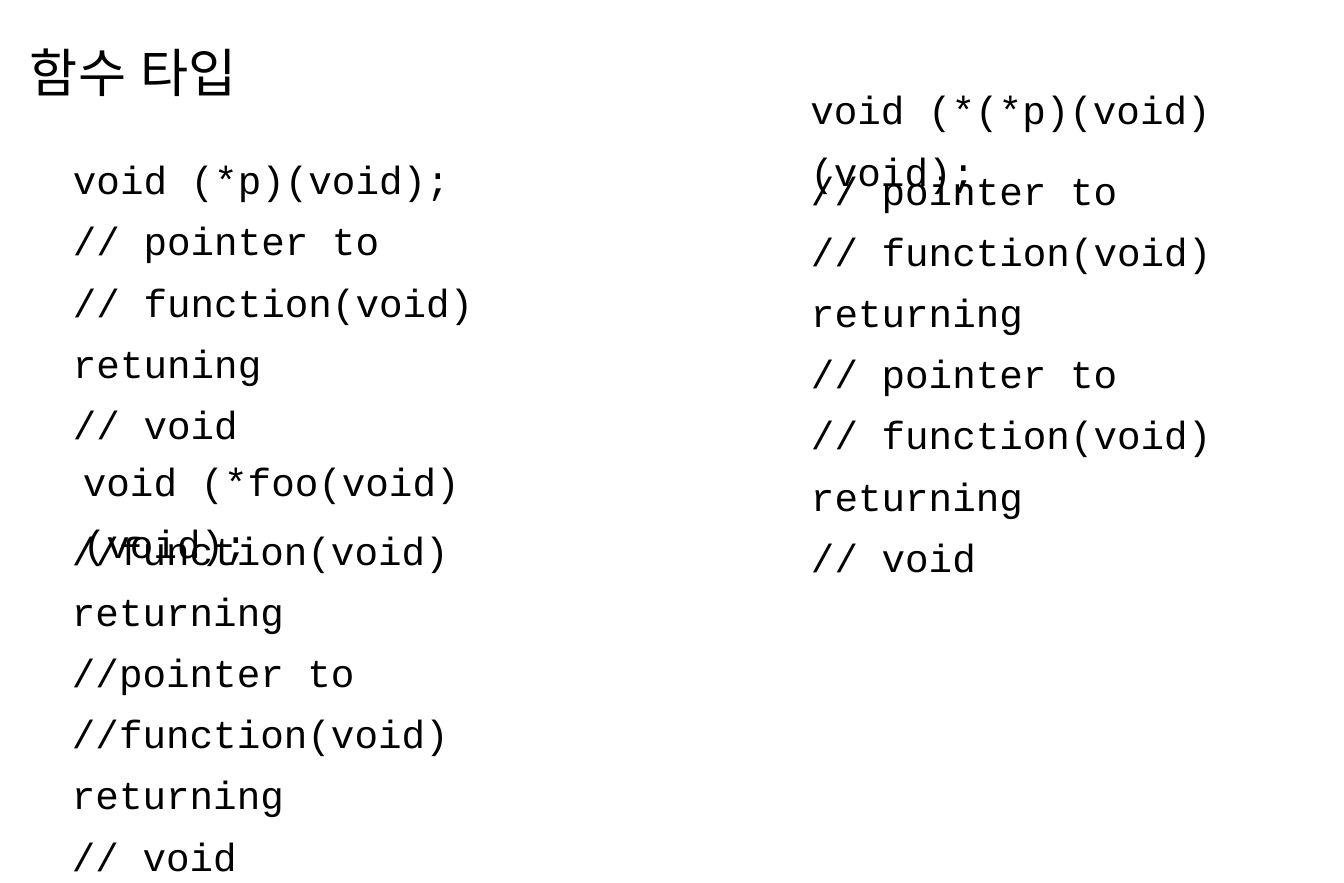
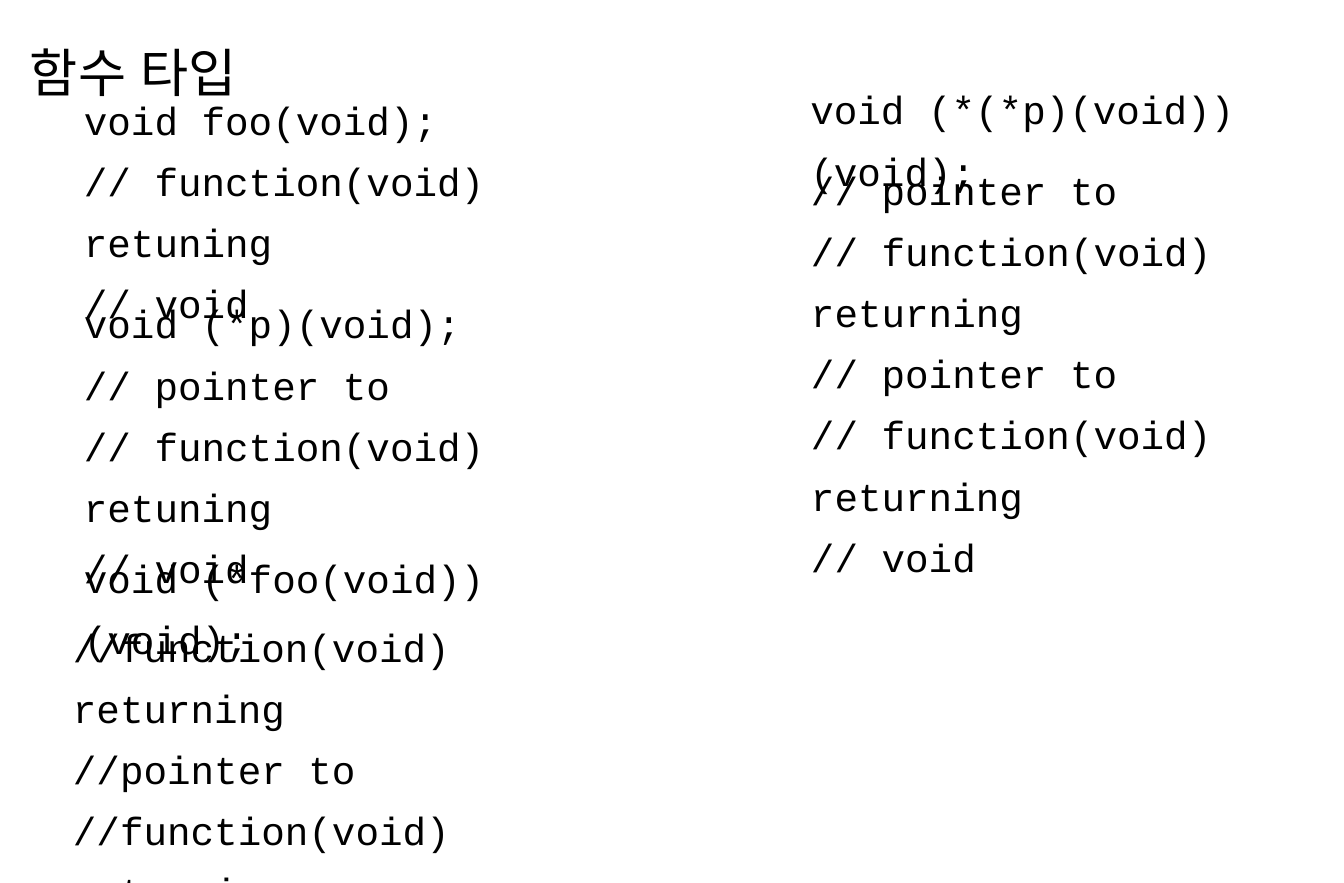
Before and after one commit to imguru-mooc/RTOS_uCOSII, a slide deck: slide 53 of RTOS.pptx (slide 36 before the commit). Drawn at 1344x883 pixels with LibreOffice and Linux fonts; fonts in the diff are those of the drawing. Boxes give left, top, right and bottom in pixels: in the first picture for what was removed or moved away, otherwise in the second. Text is boxed around its words. In the diff, an @@ line names an element or a change of style, - is before the commit and + after.

```diff
--- a/RTOS.pptx
+++ b/RTOS.pptx
@@ text added at (84,107,485,329), 24 pt, text #000000 @@
+void foo(void);
+// function(void) retuning
+// void
@@ text at (810,96,1234,196): text changed @@
-void (*(*p)(void)(void);
+void (*(*p)(void))(void);
@@ text "void (*p)(void);" rewrapped from (73,166,474,440) to (84,310,485,594) @@
@@ text at (84,565,485,663): text changed @@
-void (*foo(void)(void);
+void (*foo(void))(void);
@@ text "//function(void) returning" rewrapped from (72,537,449,872) to (73,634,450,853) @@
```
Also in this commit, not shown: 63 other slides changed, 28 slides added, 4 slides removed.
